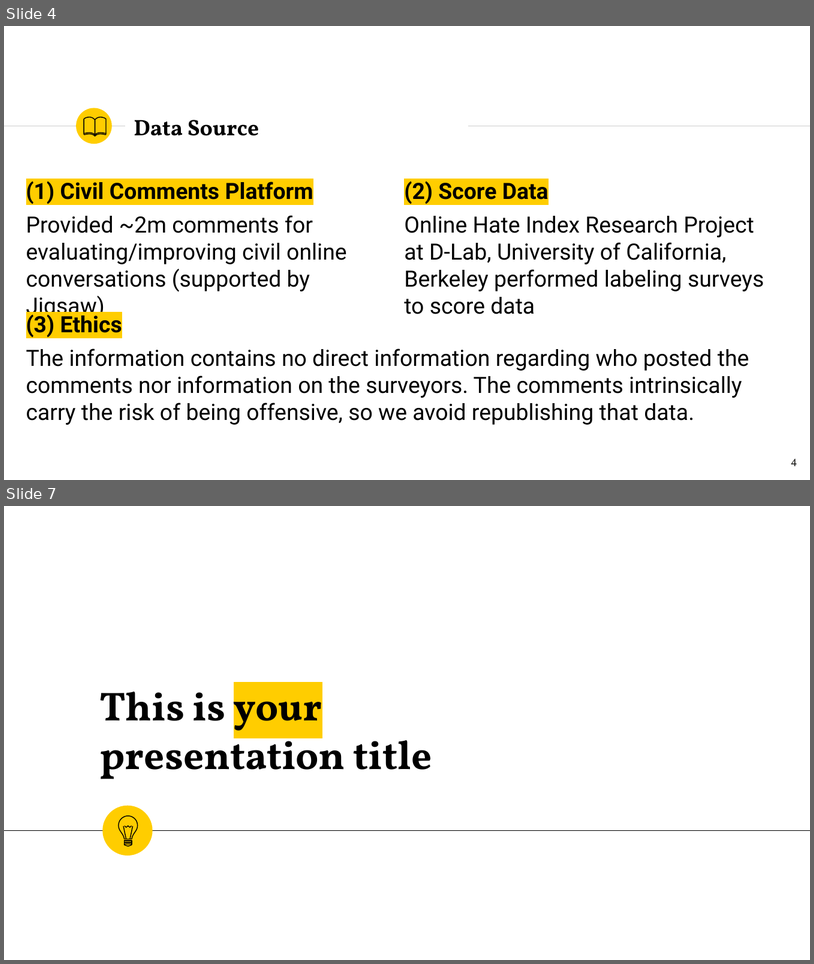
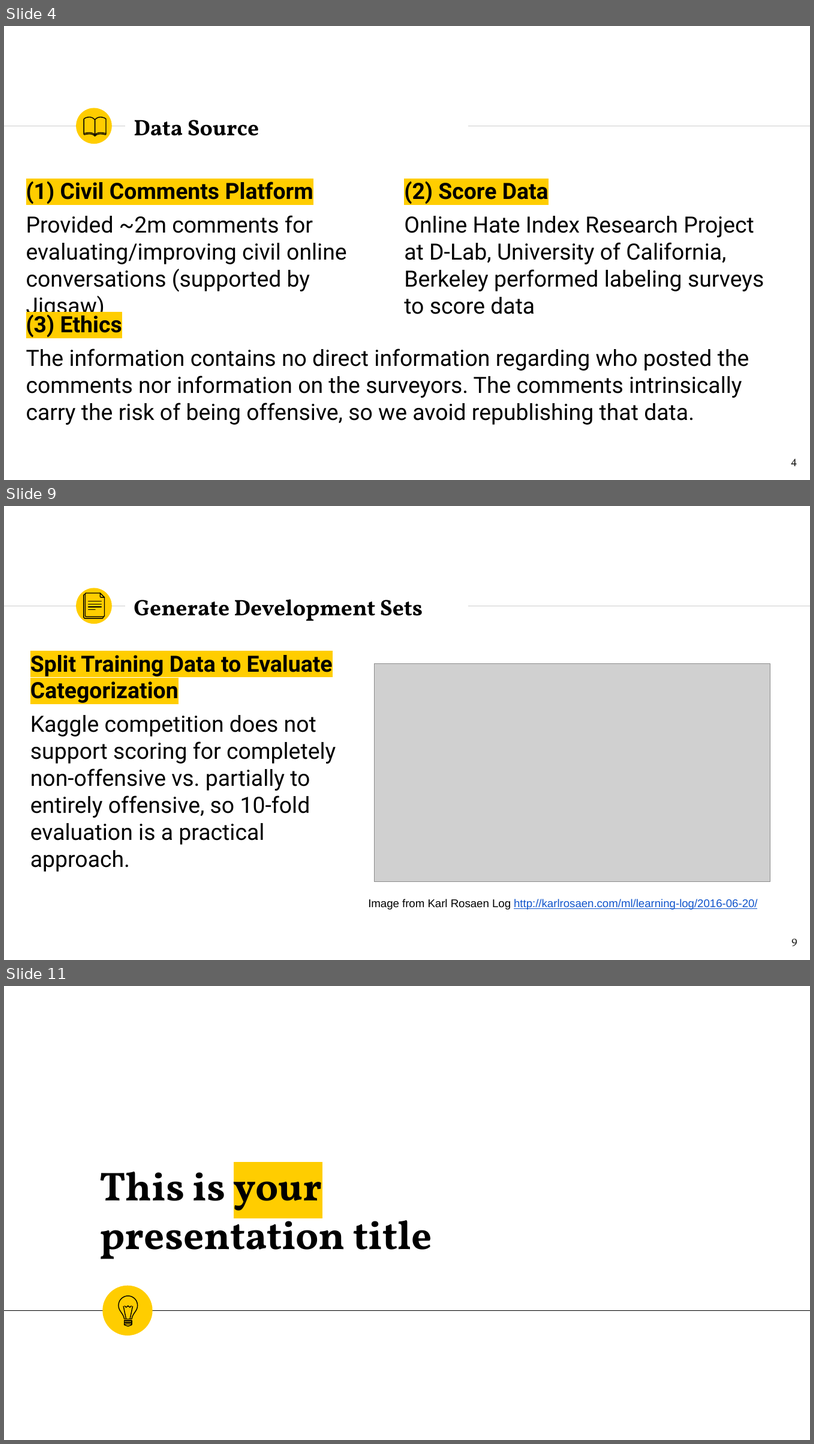
Before and after one commit to abfarahani/Toxicity-Classification, a slide deck: doc/csciFinalProjectPresentation.pptx. Shown one above the other, each under a label of ours: slides 4 and 7 before the commit, slides 4, 9 and 11 after it; the slides between them are not shown. The pictures are 814x964 and 814x1444 pixels, drawn with LibreOffice and Linux fonts; fonts in the diff are those of the drawing; grey boxes stand for pictures. Boxes give left, top, right and bottom in pixels: in the first picture for what was removed or moved away, otherwise in the second. Text is boxed around its words. In the diff, an @@ line names an element or a change of style, - is before the commit and + after.

```diff
--- a/doc/csciFinalProjectPresentation.pptx
+++ b/doc/csciFinalProjectPresentation.pptx
@@ slide 9 added at bbox=[4, 506, 810, 960], background #FFFFFF; not listed: 3 template elements that a slide beside it also shows @@
@@ group added at bbox=[84, 593, 105, 618]: 7 freeform shapes @@
@@ title added at bbox=[134, 599, 423, 621], 20 pt, text #000000, bold @@
+Generate Development Sets
@@ text added at bbox=[30, 655, 336, 871], 20 pt, text #000000 @@
+Split Training Data to Evaluate Categorization
+Kaggle competition does not support scoring for completely non-offensive vs. partially to entirely offensive, so 10-fold evaluation is a practical approach.
@@ picture added at bbox=[374, 663, 770, 881] @@
@@ text added at bbox=[368, 898, 758, 909], 10 pt, text #1155CC, underline @@
+Image from Karl Rosaen Log http://karlrosaen.com/ml/learning-log/2016-06-20/
@@ page number added at bbox=[792, 938, 798, 946], 10 pt, text #1D1D1B @@
+9
@@ what was slide 7 is now slide 11 @@
```
Also in this commit, not shown: 5 slides changed, 3 other slides added.
